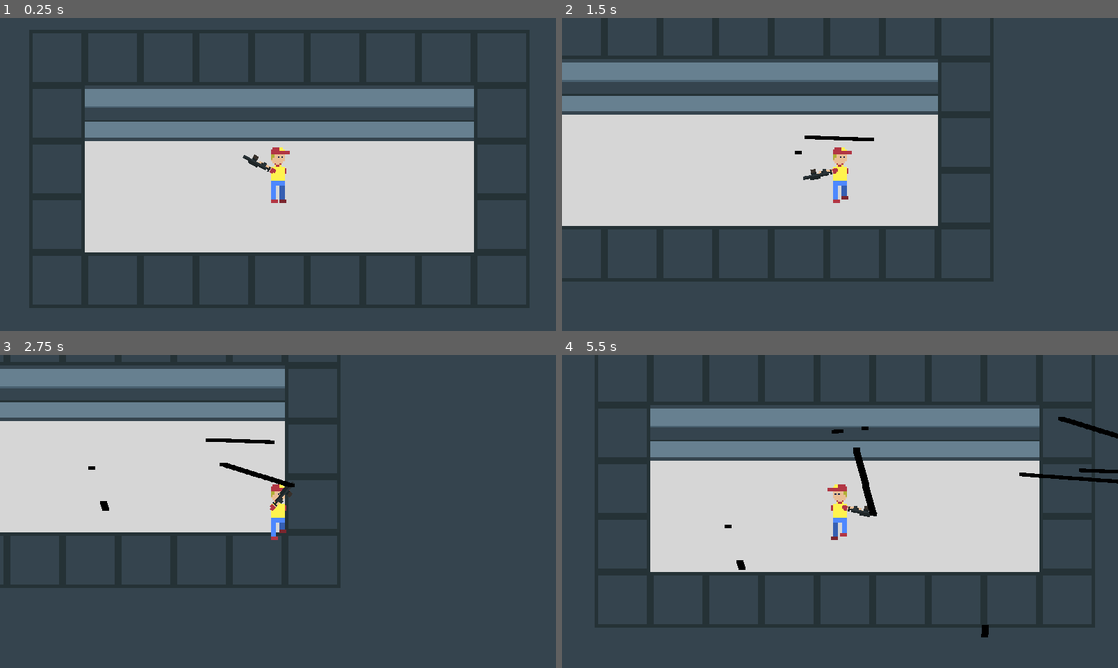
Above: before the commit, frames 1-4 (two rows, left to right).
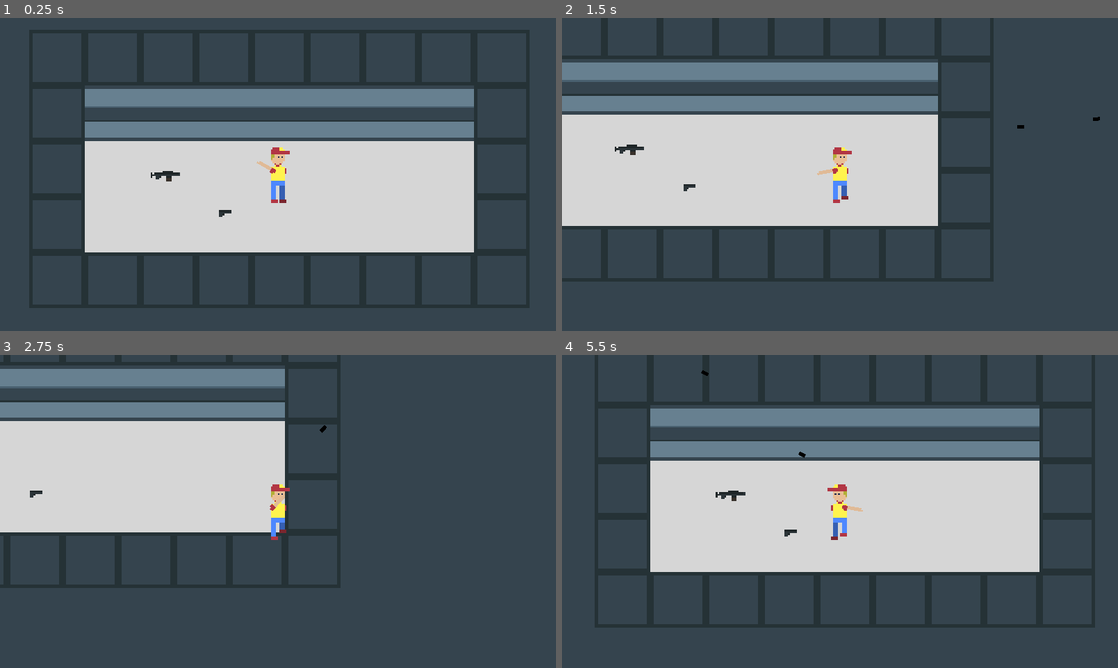
Above: after the commit, the same moments.

Repository: MarinMario/Deliver-Bullets-1.0-Dropped
Game: Godot game, scene res://scenes/test_world.tscn
The game is run twice, just before and just after one commit, with the same random seed, the same clock (stepped at 60 frames per second) and the same inputs.
Inputs (mouse positions are in pixels of both pictures, inside the frame that each line leads up to):
- Up to frame 1 (0.25 s): no input
- Up to frame 2 (1.5 s): tap Enter at 0.5 s; move the mouse to (962, 158) at 0.52 s; press the mouse at (962, 158) at 0.53 s; hold Right (ui_right) 0.53-1.28 s; tap Tab (change_weapon, bound only after the commit) at 0.8, 1.35 s; move the mouse to (728, 190) at 1.27 s; release the mouse at (728, 190) at 1.28 s; hold Down (ui_down) from 1.28 s (still down)
- Up to frame 3 (2.75 s): click (166, 527) at 1.55 s; move the mouse to (333, 442) at 2.02 s; release Down (ui_down) at 2.03 s; press the mouse at (333, 442) at 2.03 s; hold Right (ui_right) from 2.03 s (still down); tap Tab (change_weapon, bound only after the commit) at 2.3 s
- Up to frame 4 (5.5 s): move the mouse to (812, 574) at 2.77 s; release Right (ui_right) at 2.78 s; release the mouse at (812, 574) at 2.78 s; hold Up (ui_up) 2.78-3.53 s; tap Tab (change_weapon, bound only after the commit) at 2.85, 3.8, 4.35, 5.3 s; click (812, 574) at 3.05 s; move the mouse to (1006, 558) at 3.52 s; press the mouse at (1006, 558) at 3.53 s; hold Left (ui_left) 3.53-5.03 s; move the mouse to (673, 464) at 4.27 s; release the mouse at (673, 464) at 4.28 s; click (673, 464) at 4.55 s; move the mouse to (867, 511) at 5.02 s; press the mouse at (867, 511) at 5.03 s; hold Down (ui_down) from 5.03 s (still down)

The runs differ from the first frame. In frame 1, 0.2% of the frame differs, in the area x 27-49%, y 43-64%; in frame 2, 0.4%; in frame 3, 0.5%; in frame 4, 1.1%, in the area x 25-100%, y 4-91%.

Commit message:
weapon picking up system

Diff:
--- a/Game/project.godot
+++ b/Game/project.godot
@@ -60,6 +60,11 @@
 "events": [ Object(InputEventMouseButton,"resource_local_to_scene":false,"resource_name":"","device":0,"alt":false,"shi …(212 unchanged characters)…
  ]
 }
+change_weapon={
+"deadzone": 0.5,
+"events": [ Object(InputEventKey,"resource_local_to_scene":false,"resource_name":"","device":0,"alt":false,"shift":false,"control":false,"meta":false,"command":false,"pressed":false,"scancode":16777218,"unicode":0,"echo":false,"script":null)
+ ]
+}
 
 [rendering]
 
--- a/Game/scenes/global.gd
+++ b/Game/scenes/global.gd
@@ -1 +1,3 @@
 extends Node2D
+
+var player_weapons := ["nothing"]
--- a/Game/scenes/other/bullet.gd
+++ b/Game/scenes/other/bullet.gd
@@ -10,6 +10,7 @@
 	#init_pos = global.player_shoot_point
 	position = init_pos
 	direction = (target - self.position).normalized()
+	look_at(target)
 
 func _process(delta):
 	motion = direction * speed * delta
--- /dev/null
+++ b/Game/scenes/other/gun.tscn
@@ -0,0 +1,8 @@
+[gd_scene load_steps=2 format=2]
+
+[ext_resource path="res://scenes/other/weapon_states.tres" type="SpriteFrames" id=1]
+
+[node name="gun" type="AnimatedSprite"]
+position = Vector2( 43, 0 )
+frames = ExtResource( 1 )
+animation = "machine_gun"
--- /dev/null
+++ b/Game/scenes/other/weapon_item.gd
@@ -0,0 +1,11 @@
+extends Area2D
+
+export var state: String
+
+func _process(delta):
+	$gun.play(state)
+
+func _on_weapon_item_body_entered(body):
+	if body.name == "player":
+		global.player_weapons.push_front(state)
+		self.queue_free()
--- /dev/null
+++ b/Game/scenes/other/weapon_item.tscn
@@ -0,0 +1,17 @@
+[gd_scene load_steps=4 format=2]
+
+[ext_resource path="res://scenes/other/weapon_item.gd" type="Script" id=1]
+[ext_resource path="res://scenes/other/gun.tscn" type="PackedScene" id=2]
+
+[sub_resource type="CircleShape2D" id=1]
+radius = 67.0671
+
+[node name="weapon_item" type="Area2D"]
+script = ExtResource( 1 )
+
+[node name="CollisionShape2D" type="CollisionShape2D" parent="."]
+shape = SubResource( 1 )
+
+[node name="gun" parent="." instance=ExtResource( 2 )]
+position = Vector2( 0, 0 )
+[connection signal="body_entered" from="." to="." method="_on_weapon_item_body_entered"]
--- /dev/null
+++ b/Game/scenes/other/weapon_states.tres
@@ -0,0 +1,22 @@
+[gd_resource type="SpriteFrames" load_steps=3 format=2]
+
+[ext_resource path="res://assets/textures/icons/machine_gun_icon.png" type="Texture" id=1]
+[ext_resource path="res://assets/textures/icons/pistol_icon.png" type="Texture" id=2]
+
+[resource]
+animations = [ {
+"frames": [  ],
+"loop": false,
+"name": "nothing",
+"speed": 0.0
+}, {
+"frames": [ ExtResource( 1 ) ],
+"loop": false,
+"name": "machine_gun",
+"speed": 0.0
+}, {
+"frames": [ ExtResource( 2 ) ],
+"loop": true,
+"name": "pistol",
+"speed": 0.0
+} ]
--- a/Game/scenes/player/player_hand.gd
+++ b/Game/scenes/player/player_hand.gd
@@ -1,11 +1,13 @@
 extends Node2D
 
 var mouse: Vector2
-var state := "machine_gun"
-var fire_rate := 0
-var fire_timer: float = 0
+var state := "nothing"
+var fire_rate := 0.25
+var fire_timer = 0
 var fire_time := 0
 var fire_allowed := false
+
+var num := 0
 
 var BULLET = preload("res://scenes/other/bullet.tscn")
 
@@ -15,31 +17,24 @@
 	self.look_at(mouse)
 	#$gun.look_at(mouse)
 
-	#$gun.play(state)
+	$gun.play(state)
 	fire_timer += delta
-	if fire_timer > fire_rate:
-		fire_allowed = true
+	if Input.is_action_pressed("shoot") and fire_timer > fire_rate:
+		shoot()
 		fire_timer = 0
-	#gun_manager()
-	if Input.is_action_pressed("shoot") and fire_allowed:
 
-		print(fire_timer)
-
-		shoot()
+	#weapon change mechanic
+	if Input.is_action_just_pressed("change_weapon"):
+		num += 1
+	if num > global.player_weapons.size() - 1:
+		num = 0
+	if num < 0:
+		num = global.player_weapons.size() - 1
+	state = global.player_weapons[num]
 
 func shoot():
 	var bullet = BULLET.instance()
 	bullet.init_pos = $shoot_point.global_position
 	bullet.target = mouse
-	bullet.speed = 100
+	bullet.speed = 1000
 	get_parent().get_parent().get_parent().add_child(bullet)
-
-func gun_manager():
-	if state == "nothing":
-		fire_allowed = false
-	elif state == "pistol":
-		fire_allowed = true
-		fire_rate = 0.25
-	elif state == "machine_gun":
-		fire_allowed = true
-		fire_rate = 5
--- a/Game/scenes/player/player_hand.tscn
+++ b/Game/scenes/player/player_hand.tscn
@@ -1,27 +1,8 @@
-[gd_scene load_steps=6 format=2]
+[gd_scene load_steps=4 format=2]
 
 [ext_resource path="res://scenes/player/player_hand.gd" type="Script" id=1]
 [ext_resource path="res://assets/textures/player/regular_hand.png" type="Texture" id=2]
-[ext_resource path="res://assets/textures/icons/machine_gun_icon.png" type="Texture" id=3]
-[ext_resource path="res://assets/textures/icons/pistol_icon.png" type="Texture" id=4]
-
-[sub_resource type="SpriteFrames" id=1]
-animations = [ {
-"frames": [ ExtResource( 3 ) ],
-"loop": false,
-"name": "machine_gun",
-"speed": 0.0
-}, {
-"frames": [ ExtResource( 4 ) ],
-"loop": true,
-"name": "pistol",
-"speed": 0.0
-}, {
-"frames": [  ],
-"loop": false,
-"name": "nothing",
-"speed": 0.0
-} ]
+[ext_resource path="res://scenes/other/gun.tscn" type="PackedScene" id=3]
 
 [node name="player_hand" type="Node2D"]
 script = ExtResource( 1 )
@@ -30,10 +11,7 @@
 texture = ExtResource( 2 )
 offset = Vector2( 13, 1 )
 
-[node name="gun" type="AnimatedSprite" parent="."]
-position = Vector2( 43, 0 )
-frames = SubResource( 1 )
-animation = "machine_gun"
+[node name="gun" parent="." instance=ExtResource( 3 )]
 
 [node name="shoot_point" type="Position2D" parent="."]
 position = Vector2( 66, -4 )
--- a/Game/scenes/test_world.tscn
+++ b/Game/scenes/test_world.tscn
@@ -1,15 +1,16 @@
-[gd_scene load_steps=6 format=2]
+[gd_scene load_steps=7 format=2]
 
 [ext_resource path="res://scenes/player/player.tscn" type="PackedScene" id=1]
 [ext_resource path="res://assets/textures/tiles/floor_tiles.png" type="Texture" id=2]
+[ext_resource path="res://scenes/other/weapon_item.tscn" type="PackedScene" id=3]
 
-[sub_resource type="ConvexPolygonShape2D" id=8]
+[sub_resource type="ConvexPolygonShape2D" id=1]
 points = PoolVector2Array( 0, 0, 128, 0, 128, 128, 0, 128 )
 
-[sub_resource type="ConvexPolygonShape2D" id=9]
+[sub_resource type="ConvexPolygonShape2D" id=2]
 points = PoolVector2Array( 0, 0, 128, 0, 128, 32, 0, 32 )
 
-[sub_resource type="TileSet" id=7]
+[sub_resource type="TileSet" id=3]
 0/name = "wall"
 0/texture = ExtResource( 2 )
 0/tex_offset = Vector2( 0, 0 )
@@ -63,7 +64,15 @@
 
 [node name="TileMap" type="TileMap" parent="."]
 z_index = -4096
-tile_set = SubResource( 7 )
+tile_set = SubResource( 3 )
 cell_size = Vector2( 128, 128 )
 format = 1
 tile_data = PoolIntArray( 0, 0, 0, 1, 0, 0, 2, 0, 0, 3, 0, 0, 4, 0, 0, 5, 0, 0, 6, 0, 0, 7, 0, 0, 8, 0, 0, 65536, 0, 0, …(539 unchanged characters)…
+
+[node name="weapon_item" parent="." instance=ExtResource( 3 )]
+position = Vector2( 315.136, 336.721 )
+state = "machine_gun"
+
+[node name="weapon_item2" parent="." instance=ExtResource( 3 )]
+position = Vector2( 453.278, 423.059 )
+state = "pistol"
Binary file changed: Game/assets/textures/player/regular_hand.png
Not shown: 2 places in Game/scenes/test_world.tscn that only renumber resources
